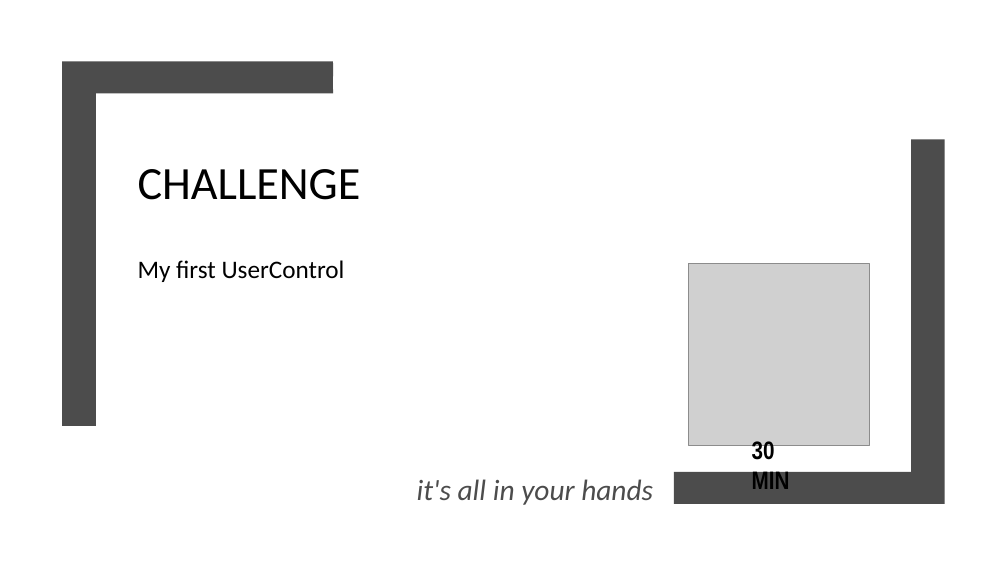
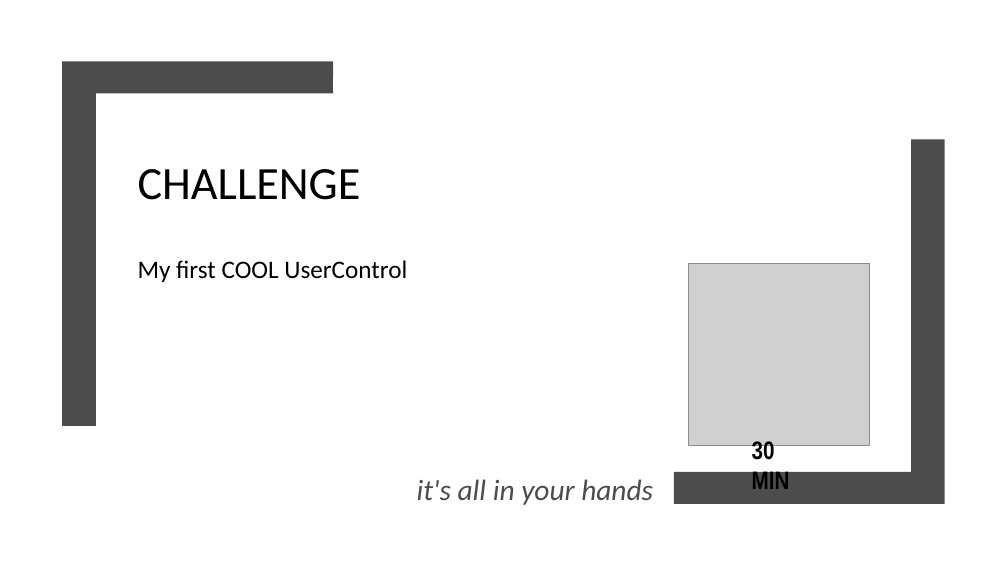
Before and after one commit to danieleromanazzi/wpf-tutorial, a slide deck: slide 93 of wpf-tutorial.pptx (slide 81 before the commit). Drawn at 1008x567 pixels with LibreOffice and Linux fonts; fonts in the diff are those of the drawing; grey boxes stand for pictures. Boxes give left, top, right and bottom in pixels: in the first picture for what was removed or moved away, otherwise in the second. Text is boxed around its words. In the diff, an @@ line names an element or a change of style, - is before the commit and + after.

Commit message:
controls

```diff
--- a/wpf-tutorial.pptx
+++ b/wpf-tutorial.pptx
@@ text at (x1=138, y1=260, x2=407, y2=282): text changed @@
-My first UserControl
+My first COOL UserControl
```
Also in this commit, not shown: 9 other slides changed, 11 slides added, 1 slide removed, 20 other files.
